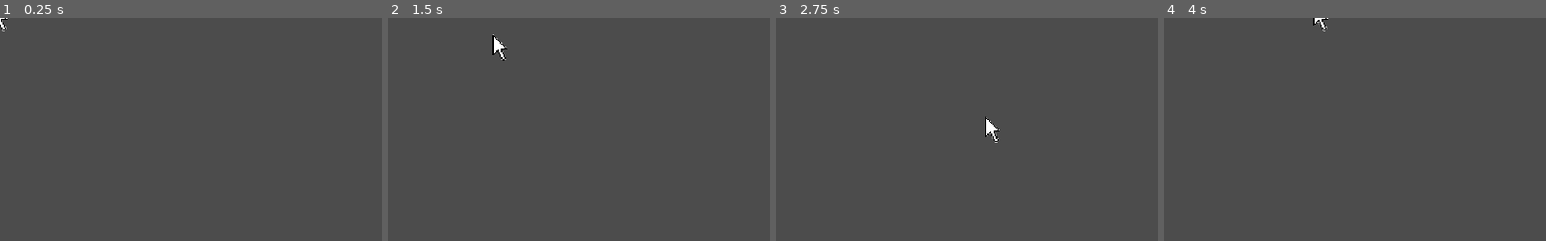
Above: before the commit, frames 1-4 (left to right).
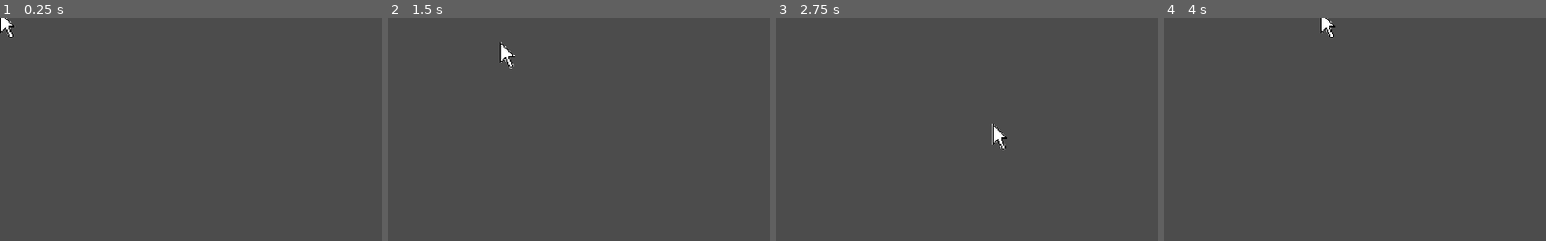
Above: after the commit, the same moments.

Repository: tommyztx/Hello_World
Game: Godot game, scene res://Cursor.tscn
Same seed, same stepped clock (60 frames per second), same inputs: the game is played once before the commit and once after it.
Inputs:
- Up to frame 1 (0.25 s): no input
- Up to frame 2 (1.5 s): tap Enter at 0.5 s; hold D (move_right) 0.53-1.28 s; hold S (move_down) from 1.28 s (still down)
- Up to frame 3 (2.75 s): release S (move_down) at 2.03 s; hold D (move_right) from 2.03 s (still down)
- Up to frame 4 (4 s): release D (move_right) at 2.78 s; hold W (move_up) 2.78-3.53 s; hold A (move_left) from 3.53 s (still down)
The pictures show only the part of the screen within x 0-50%, y 0-50%; the shares and areas given below are measured in that part.

The runs differ from the first frame. In frame 1, 0.2% of the frame differs, in the area x 0-4%, y 0-9%; in frame 2, 0.4%, in the area x 27-34%, y 7-23%; in frame 3, 0.3%; in frame 4, 0.2%.

Commit message:
text for typing tutorial

Diff:
--- a/Hello_World/Cursor.gd
+++ b/Hello_World/Cursor.gd
@@ -1,6 +1,10 @@
 extends Area2D
 
 export var speed = 200.0
+var screen_size = Vector2.ZERO
+
+func _ready():
+	screen_size = get_viewport_rect().size
 
 func _process(delta):
 	var direction = Vector2.ZERO
@@ -17,3 +21,5 @@
 		direction = direction.normalized()
 
 	position += direction * speed * delta
+	position.x = clamp(position.x, 10, screen_size.x - 10)
+	position.y = clamp(position.y, 10, screen_size.y - 10)
--- a/Hello_World/Cursor.tscn
+++ b/Hello_World/Cursor.tscn
@@ -4,7 +4,7 @@
 [ext_resource path="res://Cursor.gd" type="Script" id=2]
 
 [sub_resource type="RectangleShape2D" id=1]
-extents = Vector2( 7, 11.5 )
+extents = Vector2( 9, 17 )
 
 [node name="Cursor" type="Area2D"]
 script = ExtResource( 2 )
@@ -14,4 +14,5 @@
 texture = ExtResource( 1 )
 
 [node name="CollisionShape2D" type="CollisionShape2D" parent="."]
+position = Vector2( -1, 0 )
 shape = SubResource( 1 )
--- /dev/null
+++ b/Hello_World/TypeTutorial.tscn
@@ -0,0 +1,29 @@
+[gd_scene load_steps=3 format=2]
+
+[ext_resource path="res://Fonts/VeraMono.ttf" type="DynamicFontData" id=1]
+
+[sub_resource type="DynamicFont" id=1]
+size = 40
+font_data = ExtResource( 1 )
+
+[node name="TypeTutorial" type="Node"]
+
+[node name="ColorRect" type="ColorRect" parent="."]
+anchor_right = 1.0
+anchor_bottom = 1.0
+color = Color( 0.117647, 0.0980392, 0.0980392, 1 )
+__meta__ = {
+"_edit_use_anchors_": true
+}
+
+[node name="RichTextLabel" type="RichTextLabel" parent="."]
+margin_left = 101.0
+margin_top = 180.0
+margin_right = 851.0
+margin_bottom = 347.0
+custom_fonts/normal_font = SubResource( 1 )
+bbcode_text = "What's your name: _______"
+text = "What's your name:"
+__meta__ = {
+"_edit_use_anchors_": false
+}
